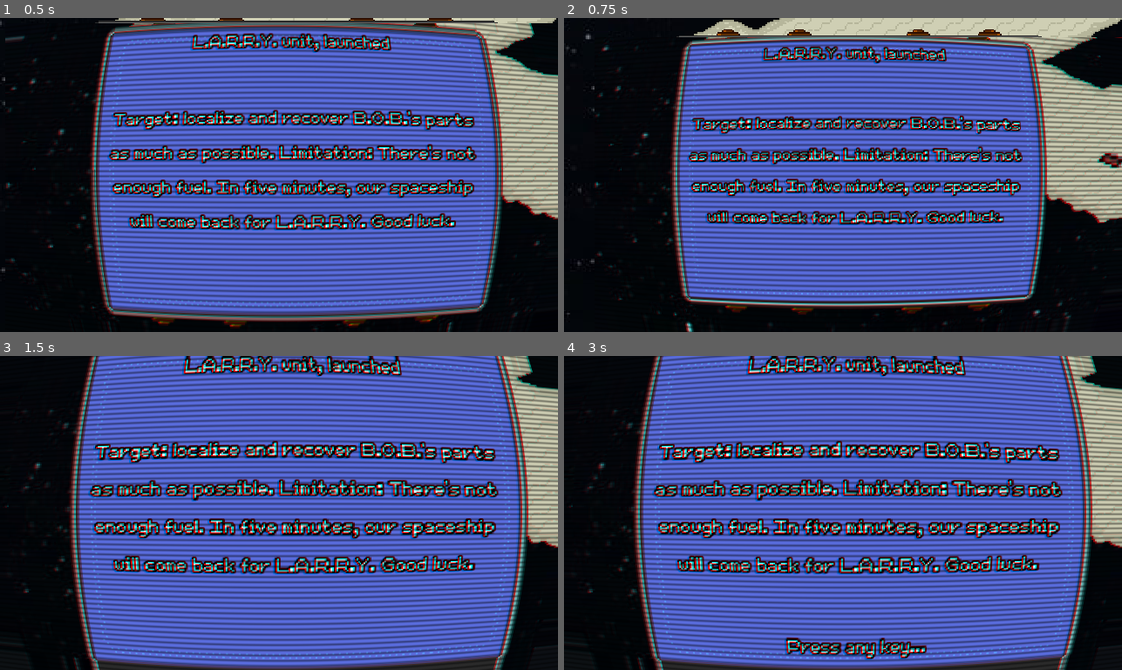
Above: before the commit, frames 1-4 (two rows, left to right).
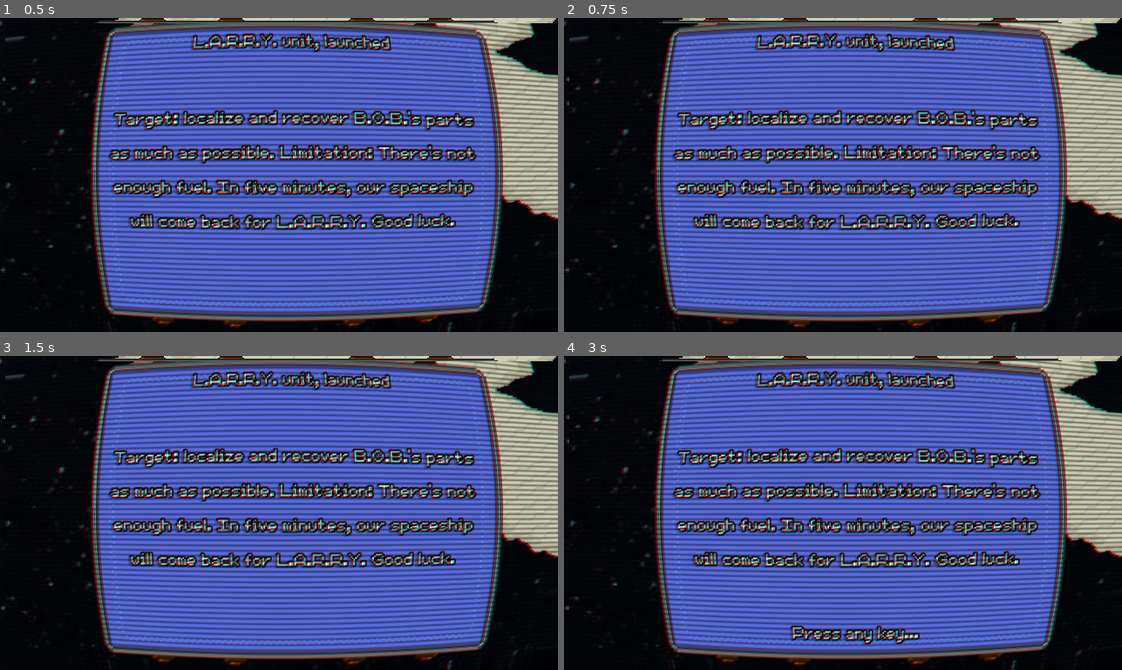
Above: after the commit, the same moments.

Repository: agustinoli/GodotWildJam49
Game: Godot game, scene res://Level/Level.tscn
Two runs of this game, one before a commit and one after it. Both use one fixed random seed, a clock stepped at 60 frames per second and the inputs below. This scene is started directly instead of the project's main scene. The engine's default icon, where the game draws it, is replaced by a stand-in: a white triangle on a blue panel in a dark square. Sound files missing from this copy of the repository are replaced by a short silence.
Inputs (mouse positions are in pixels of both pictures, inside the frame that each line leads up to):
- Up to frame 1 (0.5 s): no input
- Up to frame 2 (0.75 s): tap Enter (ui_accept) at 0.5 s; move the mouse to (965, 159) at 0.52 s; hold D (Right) from 0.53 s (still down); tap Mouse wheel up (zoom_in) at 0.6 s
- Up to frame 3 (1.5 s): tap Space (Jump) at 0.77 s; tap Mouse wheel down (zoom_out) at 0.8, 1.35 s; tap Enter (ui_accept) at 1.25 s; move the mouse to (167, 528) at 1.27 s; release D (Right) at 1.28 s; hold S (Down) from 1.28 s (still down)
- Up to frame 4 (3 s): tap Space (Jump) at 1.52 s; tap Mouse wheel up (zoom_in) at 1.55, 2.1 s; tap Enter (ui_accept) at 2, 2.75 s; move the mouse to (898, 443) at 2.02 s; release S (Down) at 2.03 s; hold D (Right) 2.03-2.78 s; tap Mouse wheel down (zoom_out) at 2.3, 2.85 s; move the mouse to (815, 575) at 2.77 s; hold W (Up) from 2.78 s (still down)

Frame 1 is identical in both runs. In frame 2, 34% of the frame differs, in the area x 0-100%, y 0-100%; in frame 3, 37%; in frame 4, 38%.

Commit message:
Disable zoom

Diff:
--- a/Player/Player.gd
+++ b/Player/Player.gd
@@ -48,17 +48,6 @@
 	find_node("Log").init()
 
 
-func _process(_delta):
-	if Input.is_action_just_released("zoom_in"):
-		var p_zoom = $Camera2D.get_zoom().x+0.1
-		p_zoom = clamp(p_zoom, MIN_ZOOM, MAX_ZOOM)
-		$Camera2D.set_zoom(Vector2(p_zoom,p_zoom))
-	elif Input.is_action_just_released("zoom_out"):
-		var p_zoom = $Camera2D.get_zoom().x-0.1
-		p_zoom = clamp(p_zoom, MIN_ZOOM, MAX_ZOOM)
-		$Camera2D.set_zoom(Vector2(p_zoom,p_zoom))
-
-
 func blackout():
 	var tween = create_tween()
 	tween.tween_property($Camera2D/CanvasModulate, "color", Color(0.25,0.25,0.25,1),2)
